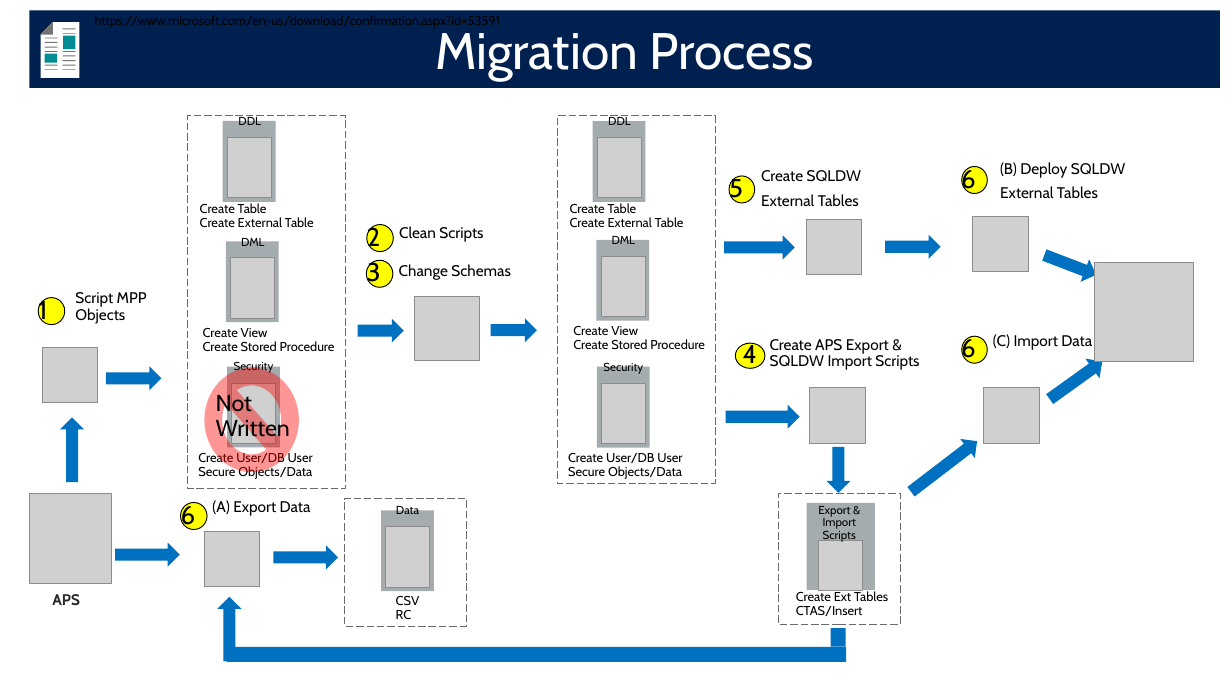
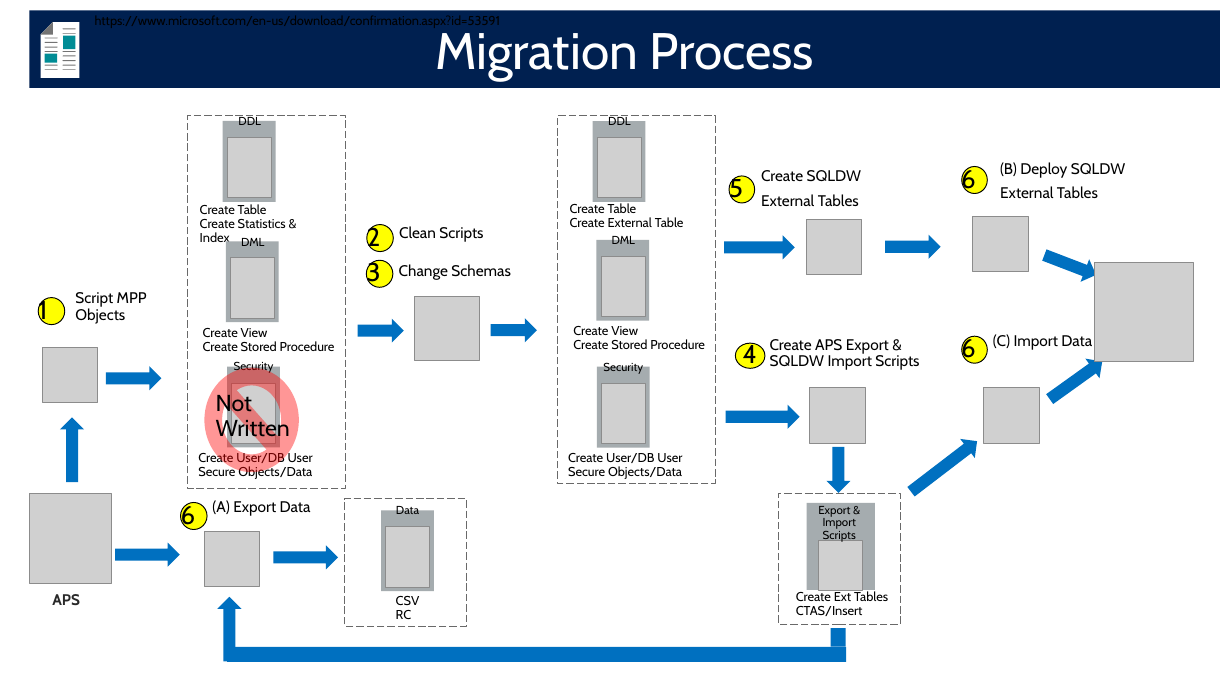
Before and after one commit to microsoft/AzureDWScriptsandUtilities, a slide deck: slide 56 of APS to SQL DW Migration - Schema and Data Migration with PolyBase/APS2SQLDW_Migration.pptx. Drawn at 1232x693 pixels with LibreOffice and Linux fonts; fonts in the diff are those of the drawing; grey boxes stand for pictures; background and template pictures are left out. Boxes give left, top, right and bottom in pixels: in the first picture for what was removed or moved away, otherwise in the second. Text is boxed around its words. In the diff, an @@ line names an element or a change of style, - is before the commit and + after.

```diff
--- a/APS to SQL DW Migration - Schema and Data Migration with PolyBase/APS2SQLDW_Migration.pptx
+++ b/APS to SQL DW Migration - Schema and Data Migration with PolyBase/APS2SQLDW_Migration.pptx
@@ text at box(200, 219, 286, 246): text changed @@
-Create External Table
+Create Statistics & Index
```
Also in this commit, not shown: 11 other slides changed, 1 slide added, 1 slide removed.
